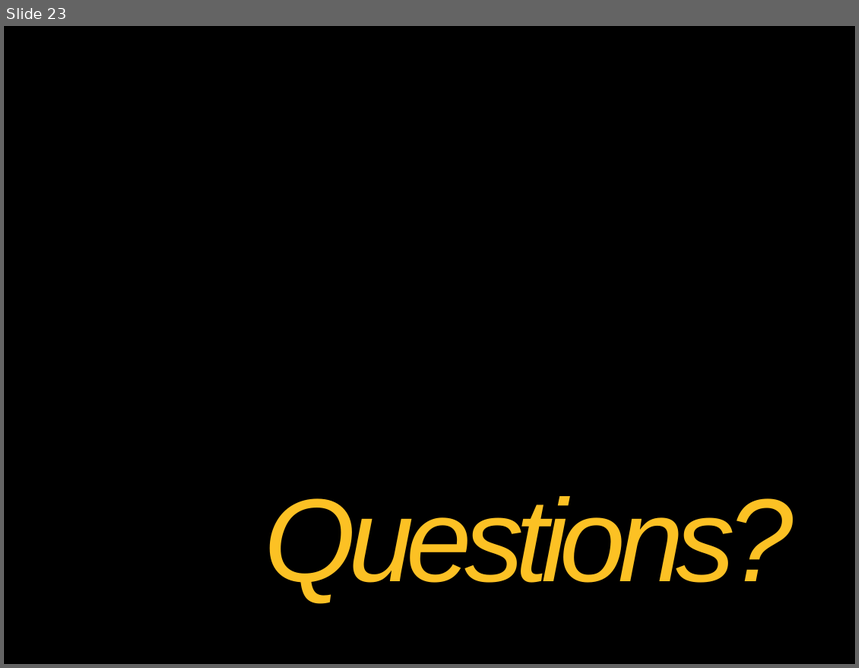
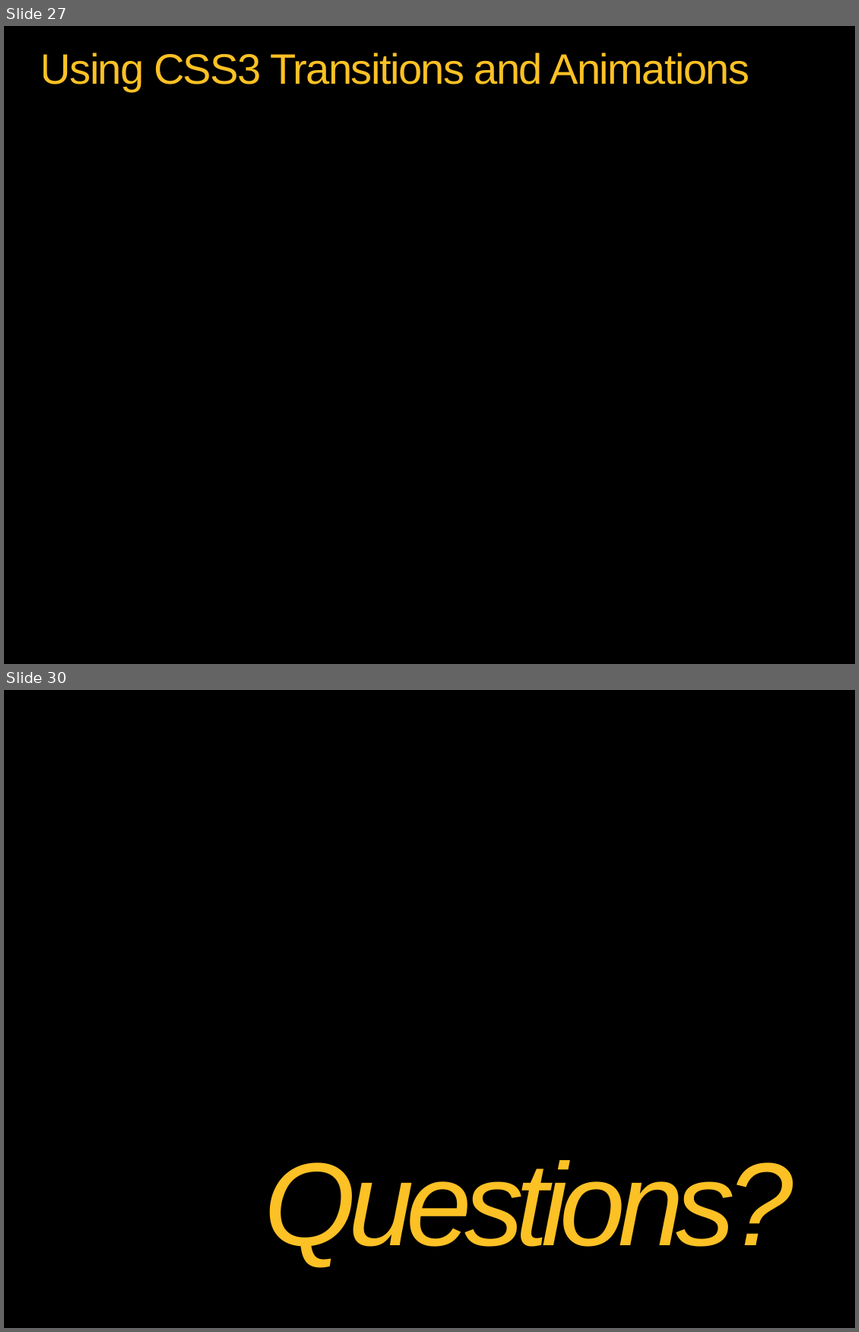
Before and after one commit to theClarkSell/HTML5-Compiler, a slide deck: 3- CSS3/CSS3.pptx. Shown one above the other, each under a label of ours: slide 23 before the commit, slides 27 and 30 after it; the slides between them are not shown. The pictures are 859x668 and 859x1332 pixels, drawn with LibreOffice and Linux fonts; fonts in the diff are those of the drawing; background and template pictures are left out. Boxes give left, top, right and bottom in pixels: in the first picture for what was removed or moved away, otherwise in the second. Text is boxed around its words. In the diff, an @@ line names an element or a change of style, - is before the commit and + after.

```diff
--- a/3- CSS3/CSS3.pptx
+++ b/3- CSS3/CSS3.pptx
@@ slide 27 added at (4, 26, 855, 664), background picture (left out) @@
@@ title added at (40, 53, 750, 91), 36 pt, text #FFC425 @@
+Using CSS3 Transitions and Animations
@@ what was slide 23 is now slide 30 @@
```
Also in this commit, not shown: 11 slides changed, 14 other slides added, 8 slides removed.
